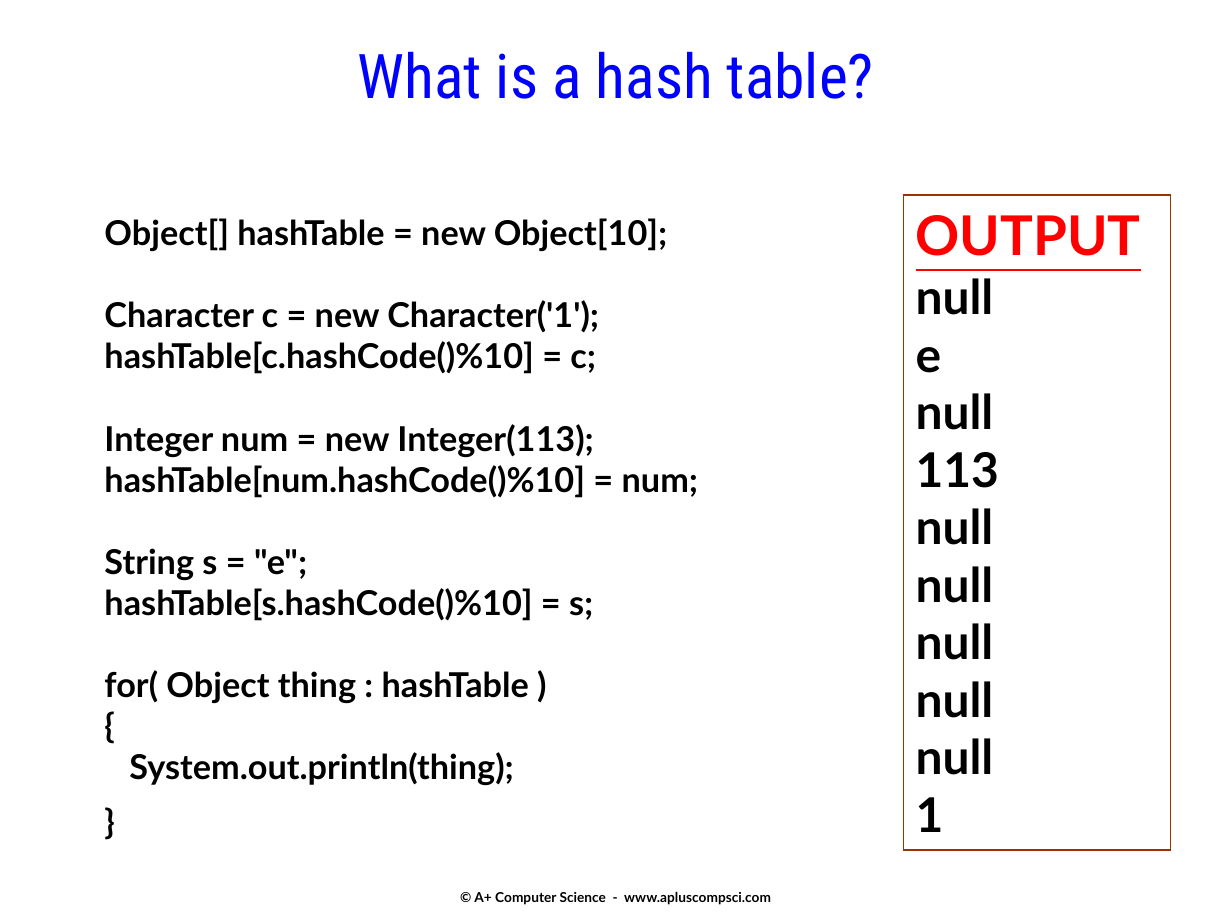
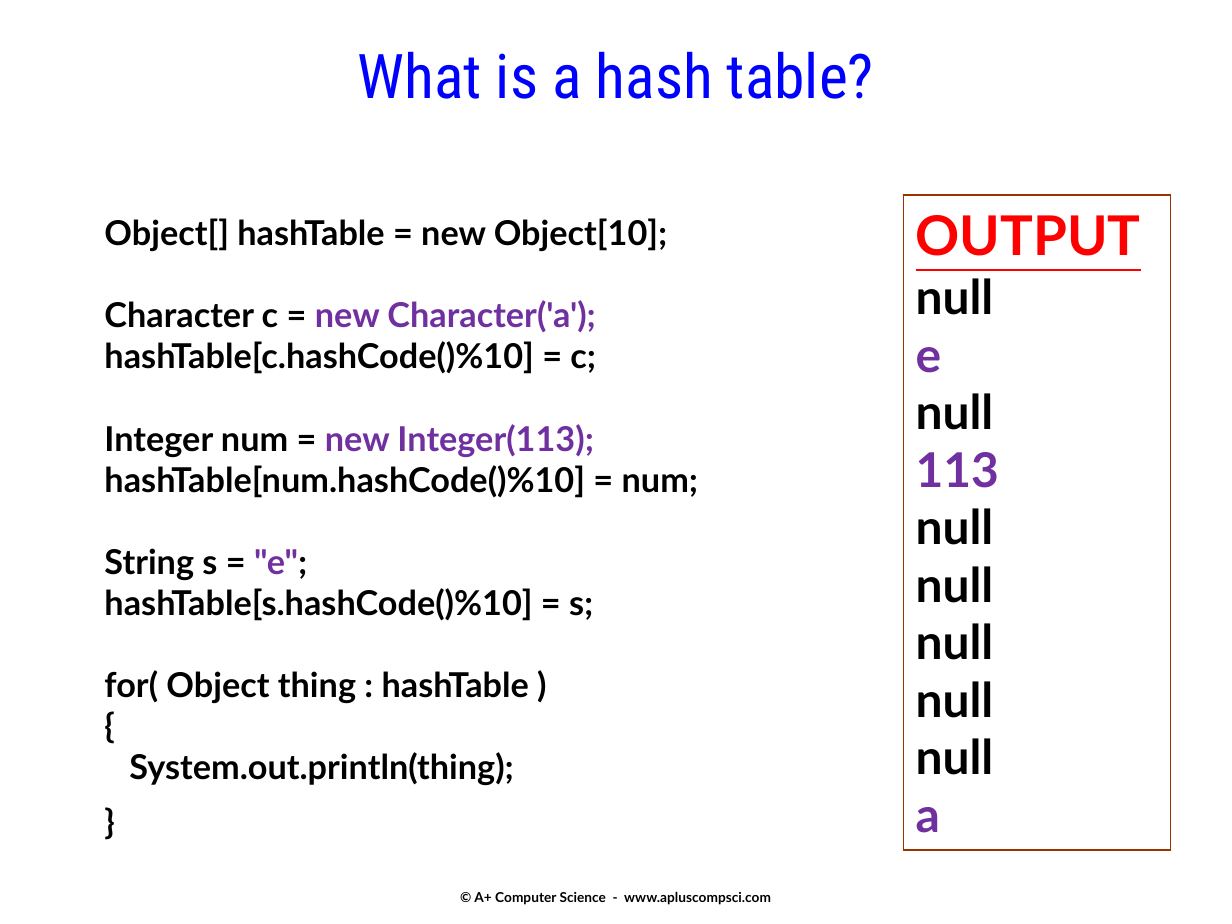
Before and after one commit to Cy-FairCS/cs3, a slide deck: slide 18 of u07e_hashtables/notes/_notes_hashtables.pptx (slide 19 before the commit). Drawn at 1232x924 pixels with LibreOffice and Linux fonts; fonts in the diff are those of the drawing. Boxes give left, top, right and bottom in pixels: in the first picture for what was removed or moved away, otherwise in the second. Text is boxed around its words. In the diff, an @@ line names an element or a change of style, - is before the commit and + after.

```diff
--- a/u07e_hashtables/notes/_notes_hashtables.pptx
+++ b/u07e_hashtables/notes/_notes_hashtables.pptx
@@ text at box(104, 300, 595, 332): text changed; text colour #000000 to #7030A0 @@
-Character c = new Character('1');
+Character c = new Character('a');
@@ text in rectangle at box(916, 347, 999, 488): text colour #000000 to #7030A0 in "e", "113" @@
@@ text at box(104, 424, 594, 580): text colour #000000 to #7030A0 in "new Integer(113);", ""e";" @@
@@ text in rectangle at box(916, 807, 940, 833): text changed; text colour #000000 to #7030A0 @@
-1
+a
```
Also in this commit, not shown: 3 other slides changed, 2 slides added, 7 slides removed, 1 other file.
